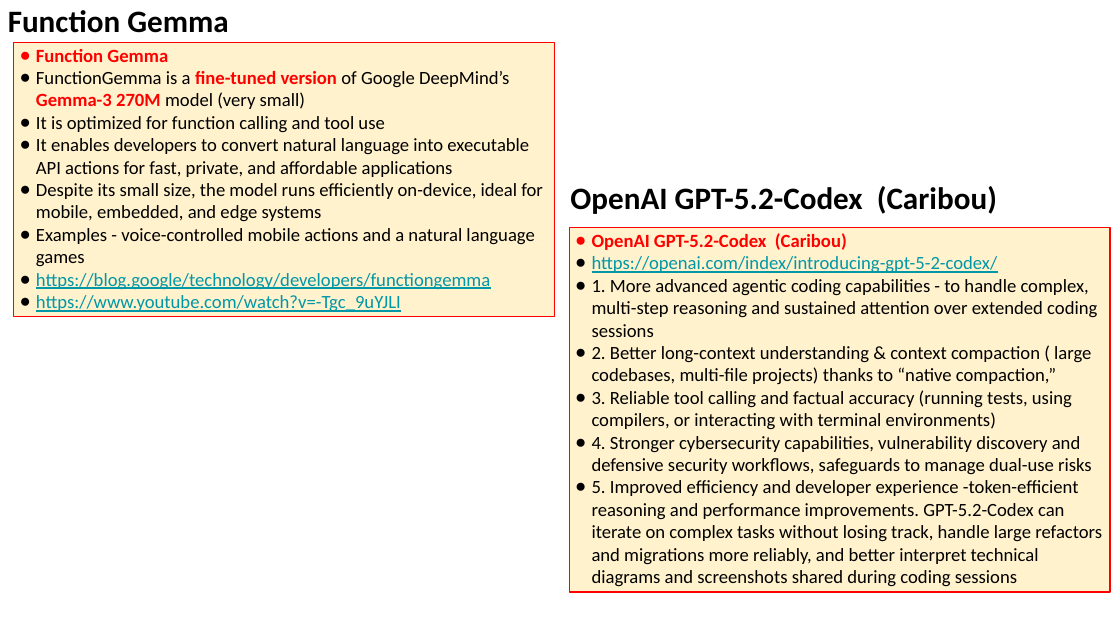
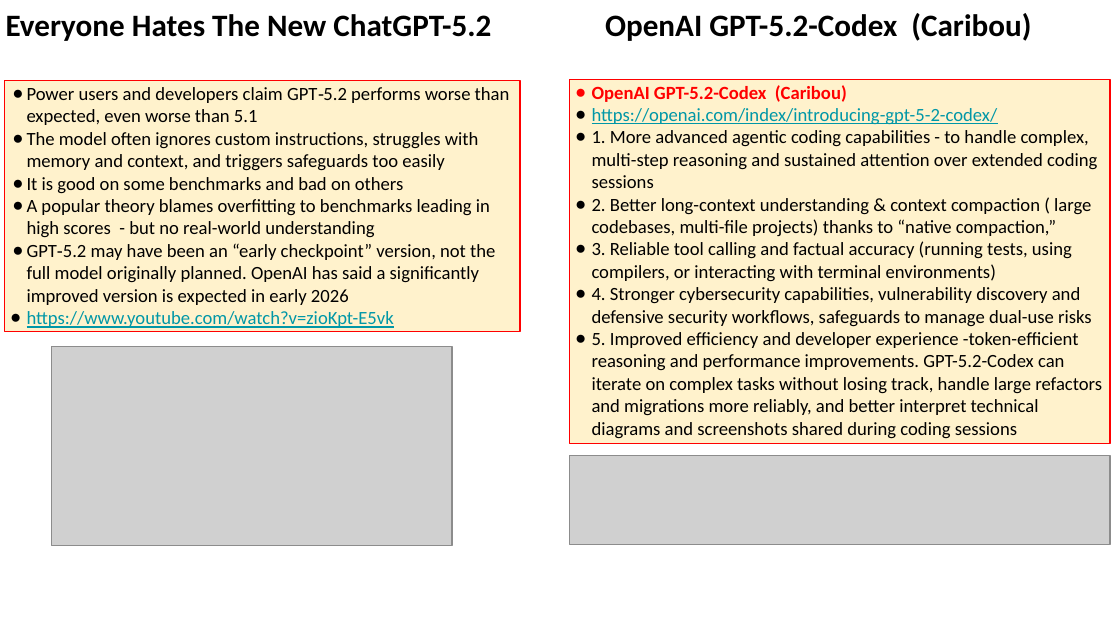
Before and after one commit to lselector/seminar, a slide deck: slide 4 of 2025/2025-12-26-AI-Updates.pptx. Drawn at 1120x630 pixels with LibreOffice and Linux fonts; fonts in the diff are those of the drawing; grey boxes stand for pictures. Boxes give left, top, right and bottom in pixels: in the first picture for what was removed or moved away, otherwise in the second. Text is boxed around its words. In the diff, an @@ line names an element or a change of style, - is before the commit and + after.

```diff
--- a/2025/2025-12-26-AI-Updates.pptx
+++ b/2025/2025-12-26-AI-Updates.pptx
@@ text added at bbox=[6, 14, 491, 41], 20 pt, text #000000, bold @@
+Everyone Hates The New ChatGPT-5.2
@@ text removed at bbox=[8, 10, 229, 33] @@
-Function Gemma
@@ text "OpenAI GPT-5.2-Codex (Caribou)": place and size @@
-text "OpenAI GPT-5.2-Codex (Caribou)" at bbox=[570, 186, 997, 214]
+text "OpenAI GPT-5.2-Codex (Caribou)" at bbox=[605, 13, 1031, 41]
@@ rectangle removed at bbox=[13, 43, 554, 316] @@
-● Function Gemma
-● FunctionGemma is a fine-tuned version of Google DeepMind’s Gemma-3 270M model (very small)
-● It is optimized for function calling and tool use
-● It enables developers to convert natural language into executable API actions for fast, private, and affordable applications
-● Despite its small size, the model runs efficiently on-device, ideal for mobile, embedded, and edge systems
-● Examples - voice-controlled mobile actions and a natural language games
-● https://blog.google/technology/developers/functiongemma
-● https://www.youtube.com/watch?v=-Tgc_9uYJLI
@@ rectangle added at bbox=[4, 81, 520, 332], fill #FFF2CC, outline #FF0000 0.75 pt, 12 pt, text #000000 @@
+● Power users and developers claim GPT‑5.2 performs worse than expected, even worse than 5.1
+● The model often ignores custom instructions, struggles with memory and context, and triggers safeguards too easily
+● It is good on some benchmarks and bad on others
+● A popular theory blames overfitting to benchmarks leading in high scores - but no real-world understanding
+● GPT‑5.2 may have been an “early checkpoint” version, not the full model originally planned. OpenAI has said a significantly improved version is expected in early 2026
+● https://www.youtube.com/watch?v=zioKpt-E5vk
@@ rectangle "OpenAI GPT-5.2-Codex (Caribou)": place and size @@
-rectangle "OpenAI GPT-5.2-Codex (Caribou)" at bbox=[569, 227, 1110, 591]
+rectangle "OpenAI GPT-5.2-Codex (Caribou)" at bbox=[569, 80, 1110, 444]
@@ picture added at bbox=[52, 346, 452, 545] @@
@@ picture added at bbox=[569, 456, 1110, 544] @@
```
Also in this commit, not shown: 18 other slides changed, 2 slides added, 2 slides removed.
